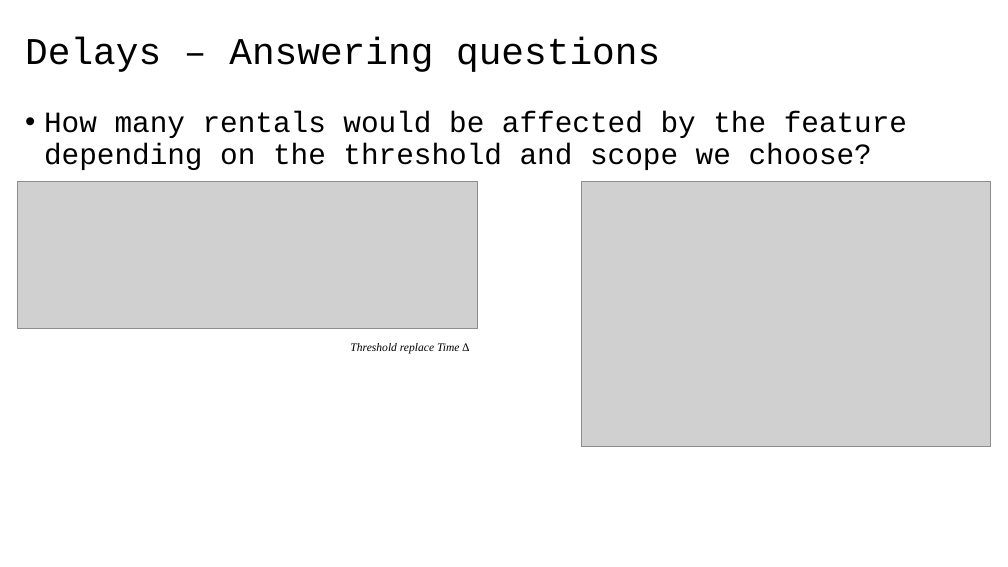
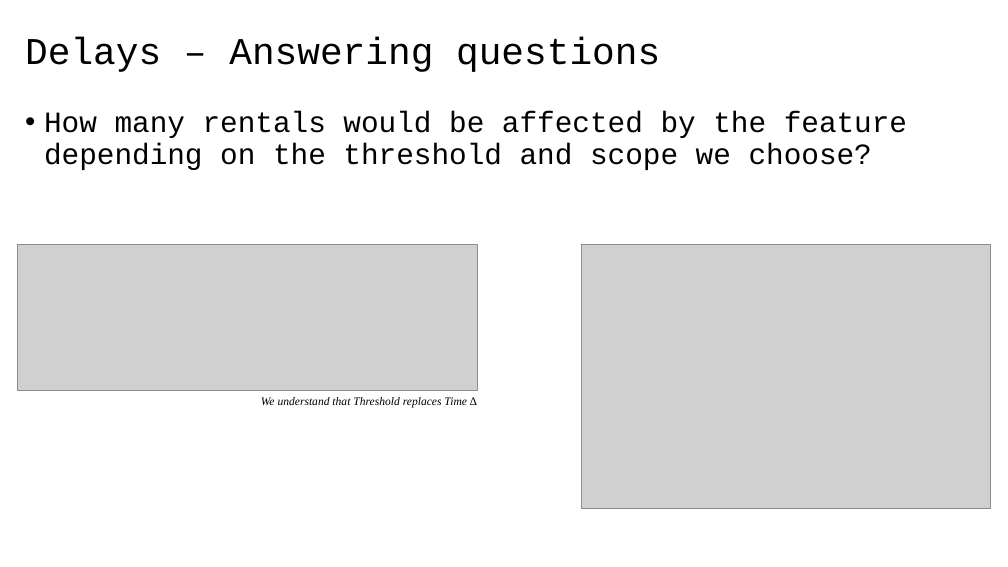
Before and after one commit to 40tude/02_Data-Science_Fullstack_march_2024, a slide deck: slide 4 of 08_deployment/99_Project_getaround/01_getaround_project.pptx. Drawn at 1008x567 pixels with LibreOffice and Linux fonts; fonts in the diff are those of the drawing; grey boxes stand for pictures. Boxes give left, top, right and bottom in pixels: in the first picture for what was removed or moved away, otherwise in the second. Text is boxed around its words. In the diff, an @@ line names an element or a change of style, - is before the commit and + after.

```diff
--- a/08_deployment/99_Project_getaround/01_getaround_project.pptx
+++ b/08_deployment/99_Project_getaround/01_getaround_project.pptx
@@ picture: place and size @@
-picture at [17, 181, 477, 328]
+picture at [17, 244, 477, 391]
@@ picture: place and size @@
-picture at [582, 181, 991, 446]
+picture at [582, 244, 991, 509]
@@ text at [261, 397, 466, 408]: text changed @@
-Threshold replace Time ∆
+We understand that Threshold replaces Time ∆
```
Also in this commit, not shown: 2 other slides changed, 6 other files.
